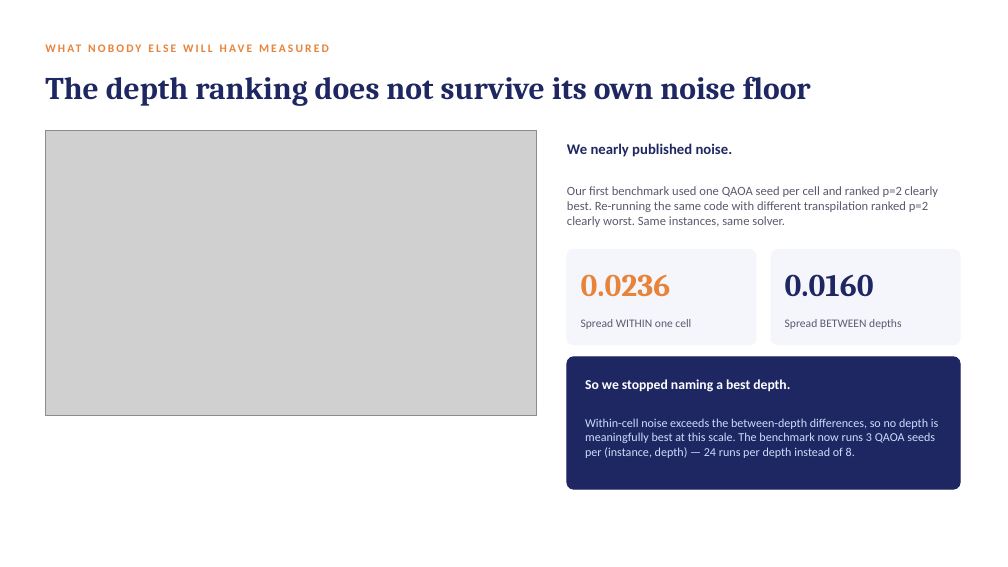
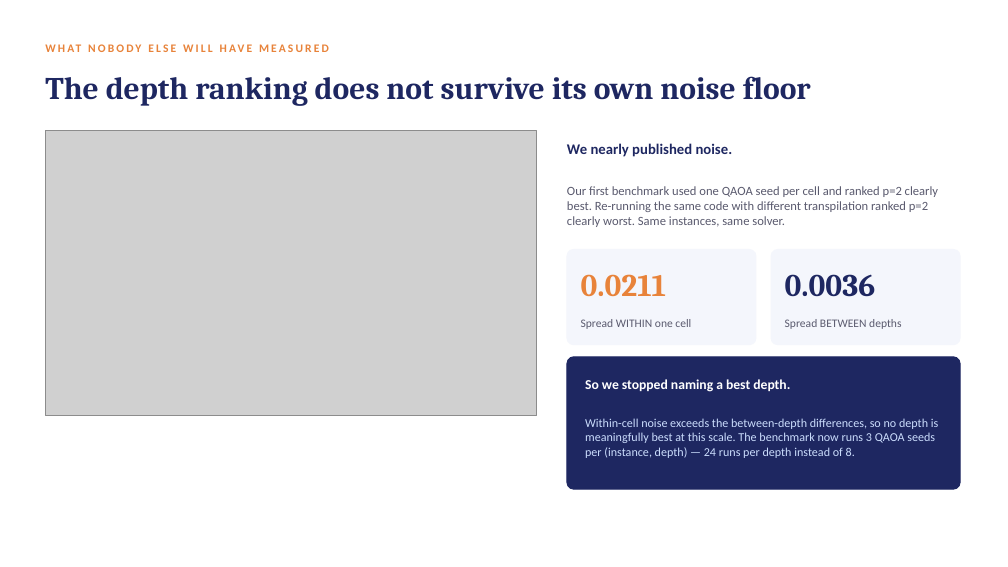
Before and after one commit to Dexterous-Ruler/quantum-loan-portfolio-allocator, a slide deck: slide 6 of PRESENTATION.pptx. Drawn at 1008x567 pixels with LibreOffice and Linux fonts; fonts in the diff are those of the drawing; grey boxes stand for pictures. Boxes give left, top, right and bottom in pixels: in the first picture for what was removed or moved away, otherwise in the second. Text is boxed around its words. In the diff, an @@ line names an element or a change of style, - is before the commit and + after.

```diff
--- a/PRESENTATION.pptx
+++ b/PRESENTATION.pptx
@@ text at bbox=[581, 274, 667, 296]: text changed @@
-0.0236
+0.0211
@@ text at bbox=[785, 274, 876, 297]: text changed @@
-0.0160
+0.0036
```
Also in this commit, not shown: 5 other slides changed, 38 other files.
